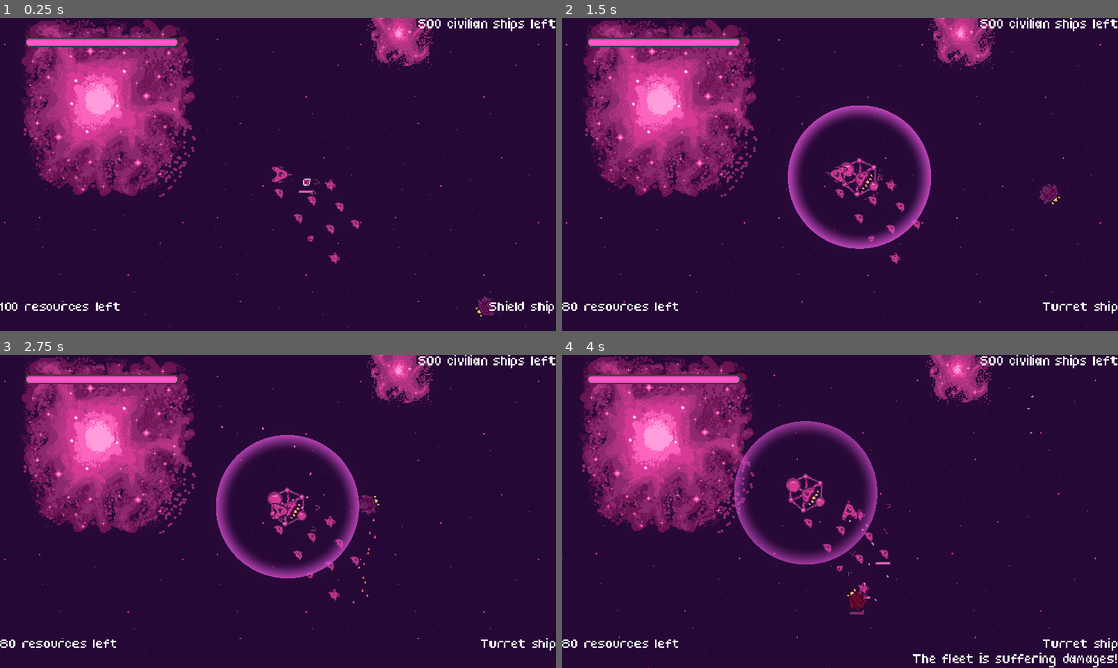
Above: before the commit, frames 1-4 (two rows, left to right).
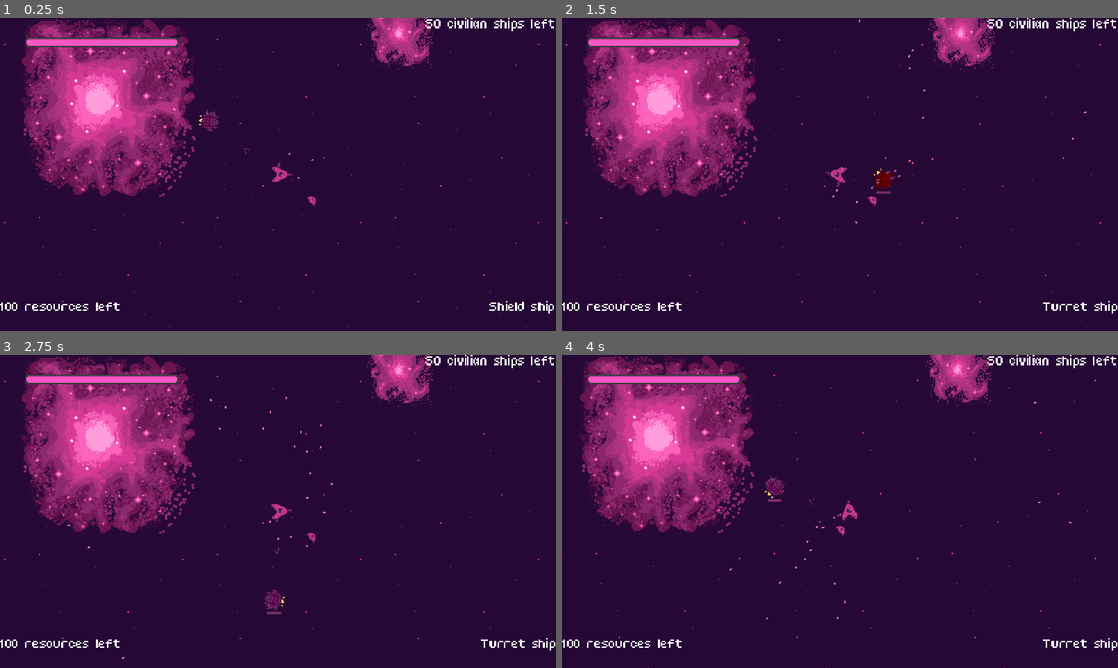
Above: after the commit, the same moments.

Repository: bear-minimum-studio/space-bear
Game: Godot game, scene res://test/TestGame.tscn
Same seed, same stepped clock (60 frames per second), same inputs: the game is played once before the commit and once after it. This scene is started directly instead of the project's main scene.
Inputs:
- Up to frame 1 (0.25 s): no input
- Up to frame 2 (1.5 s): tap Enter (upgrade) at 0.5 s; hold Right (turn_right) 0.53-1.28 s; hold X (cycle_selection) 0.53-1.28 s; hold Ctrl (brake) from 1.28 s (still down); tap Down (decelerate) at 1.35 s
- Up to frame 3 (2.75 s): release Ctrl (brake) at 2.03 s; hold Right (turn_right) from 2.03 s (still down); hold Space (fire) from 2.03 s (still down)
- Up to frame 4 (4 s): release Right (turn_right) at 2.78 s; release Space (fire) at 2.78 s; hold Up (accelerate) 2.78-3.53 s; tap G (grappling_hook) at 2.85 s; hold Left (turn_left) from 3.53 s (still down); hold F (turret_fire) from 3.53 s (still down)

The runs differ from the first frame. In frame 1, 0.8% of the frame differs, in the area x 35-100%, y 0-96%; in frame 2, 4.2%; in frame 3, 4.2%; in frame 4, 4.4%, in the area x 0-100%, y 0-100%.

Commit message:
feat: remove ships from test world

Diff:
--- a/npc/enemies/Enemy.tscn
+++ b/npc/enemies/Enemy.tscn
@@ -10,9 +10,6 @@
 proximity_ratio = 0.7
 explosion_scale = 2.0
 
-[node name="NavigationAgent2D" parent="." index="3"]
-debug_enabled = false
-
 [node name="Turret" parent="Turrets" index="0" instance=ExtResource("3_1eig1")]
 position = Vector2(2.08165e-12, 25)
 
--- a/test/TestWorld.tscn
+++ b/test/TestWorld.tscn
@@ -1,51 +1,14 @@
-[gd_scene load_steps=6 format=3 uid="uid://cm028a3usmuaa"]
+[gd_scene load_steps=5 format=3 uid="uid://cm028a3usmuaa"]
 
 [ext_resource type="PackedScene" uid="uid://ujm2pogbpnnp" path="res://AbstractWorld.tscn" id="1_euu80"]
 [ext_resource type="PackedScene" uid="uid://cb8xhpqcuwf8r" path="res://npc/civilians/CivilianShip.tscn" id="2_wqd16"]
 [ext_resource type="PackedScene" uid="uid://dhhcyl4sosjuq" path="res://asteroids/Asteroid.tscn" id="4_loucl"]
 [ext_resource type="PackedScene" uid="uid://7r4r7r8h4aep" path="res://npc/enemies/VultureEnemy.tscn" id="5_fxyub"]
-[ext_resource type="PackedScene" uid="uid://cnctphhxtu347" path="res://npc/enemies/Enemy.tscn" id="5_q213c"]
 
 [node name="World" instance=ExtResource("1_euu80")]
 
 [node name="CivilianShip" parent="Flock" index="0" instance=ExtResource("2_wqd16")]
 position = Vector2(256, 205)
-rotation = -0.698132
-
-[node name="CivilianShip2" parent="Flock" index="1" instance=ExtResource("2_wqd16")]
-position = Vector2(336, 223)
-rotation = -0.698132
-
-[node name="CivilianShip3" parent="Flock" index="2" instance=ExtResource("2_wqd16")]
-position = Vector2(308, 162)
-rotation = -0.698132
-
-[node name="CivilianShip4" parent="Flock" index="3" instance=ExtResource("2_wqd16")]
-position = Vector2(240, 153)
-rotation = -0.698132
-
-[node name="CivilianShip5" parent="Flock" index="4" instance=ExtResource("2_wqd16")]
-position = Vector2(381, 273)
-rotation = -0.698132
-
-[node name="CivilianShip6" parent="Flock" index="5" instance=ExtResource("2_wqd16")]
-position = Vector2(309, 287)
-rotation = -0.698132
-
-[node name="CivilianShip7" parent="Flock" index="6" instance=ExtResource("2_wqd16")]
-position = Vector2(251, 316)
-rotation = -0.698132
-
-[node name="CivilianShip8" parent="Flock" index="7" instance=ExtResource("2_wqd16")]
-position = Vector2(217, 256)
-rotation = -0.698132
-
-[node name="CivilianShip9" parent="Flock" index="8" instance=ExtResource("2_wqd16")]
-position = Vector2(162, 184)
-rotation = -0.698132
-
-[node name="CivilianShip10" parent="Flock" index="9" instance=ExtResource("2_wqd16")]
-position = Vector2(320, 372)
 rotation = -0.698132
 
 [node name="Asteroid" parent="Asteroids" index="0" instance=ExtResource("4_loucl")]
@@ -63,20 +26,5 @@
 [node name="Asteroid5" parent="Asteroids" index="4" instance=ExtResource("4_loucl")]
 position = Vector2(1677, -657)
 
-[node name="Enemy" parent="Enemies" index="0" instance=ExtResource("5_q213c")]
-position = Vector2(1702, 904)
-speed = 50.0
-rotation_speed = 10.0
-acceleration = 10.0
-brake = 10.0
-
-[node name="Enemy2" parent="Enemies" index="1" instance=ExtResource("5_q213c")]
-position = Vector2(2125, 550)
-proximity_ratio = 0.0
-speed = 300.0
-rotation_speed = 0.7
-acceleration = 100.0
-brake = 0.3
-
-[node name="Enemy3" parent="Enemies" index="2" instance=ExtResource("5_fxyub")]
-position = Vector2(691, 532)
+[node name="Enemy" parent="Enemies" index="0" instance=ExtResource("5_fxyub")]
+position = Vector2(-110, -28)
